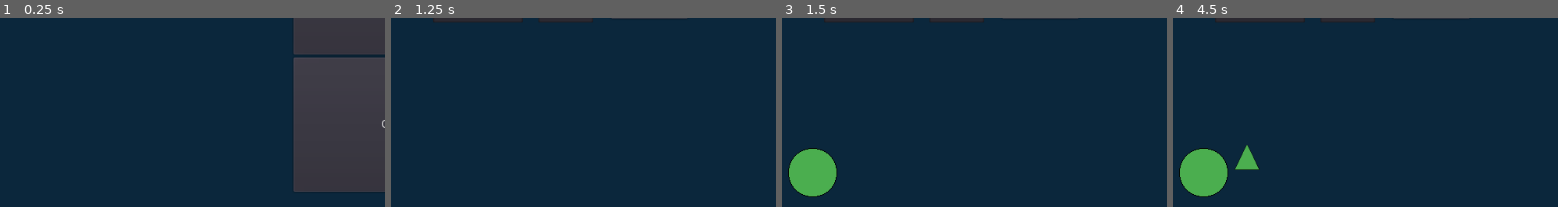
Above: before the commit, frames 1-4 (left to right).
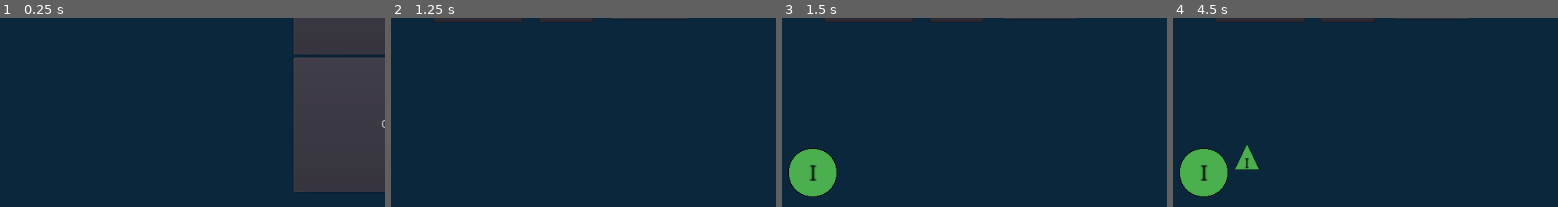
Above: after the commit, the same moments.

Repository: hamzasclone2/homeworlds
Game: Godot game, scene res://Scenes/MainMenu.tscn
The game is run twice, just before and just after one commit, with the same random seed, the same clock (stepped at 60 frames per second) and the same inputs.
Inputs:
- Up to frame 1 (0.25 s): no input
- Up to frame 2 (1.25 s): click "Play" at 0.5 s
- Up to frame 3 (1.5 s): click "AddStarSystem" at 1.25 s
- Up to frame 4 (4.5 s): click "Next Turn" at 2 s; click "Next Turn" at 2.75 s; click "Take Ship" at 3.5 s; click "Add Ship To Star System" at 4.25 s
The pictures show only the part of the screen within x 0-50%, y 50-100%; the shares and areas given below are measured in that part.

Frames 1-2 are identical in both runs. In frame 3, 0.1% of the frame differs, in the area x 7-9%, y 77-87%; in frame 4, 0.1%, in the area x 7-20%, y 74-87%.

Commit message:
star systems and space ships now show size

Diff:
--- a/Scenes/SpaceShip.tscn
+++ b/Scenes/SpaceShip.tscn
@@ -24,3 +24,15 @@
 [node name="BlueSprite" type="Sprite" parent="."]
 visible = false
 texture = ExtResource( 4 )
+
+[node name="SizeLabel" type="Label" parent="."]
+margin_left = -49.4079
+margin_top = 0.198426
+margin_right = -9.40787
+margin_bottom = 14.1984
+rect_scale = Vector2( 2.5, 2.5 )
+text = "I"
+align = 1
+__meta__ = {
+"_edit_use_anchors_": false
+}
--- a/Scenes/StarSystem.tscn
+++ b/Scenes/StarSystem.tscn
@@ -27,6 +27,22 @@
 visible = false
 texture = ExtResource( 3 )
 
+[node name="SizeLabel" type="Label" parent="."]
+anchor_left = 0.5
+anchor_top = 0.5
+anchor_right = 0.5
+anchor_bottom = 0.5
+margin_left = -39.3352
+margin_top = -11.7676
+margin_right = 0.66478
+margin_bottom = 2.23242
+rect_scale = Vector2( 2, 2 )
+text = "I"
+align = 1
+__meta__ = {
+"_edit_use_anchors_": false
+}
+
 [node name="Area2D" type="Area2D" parent="."]
 position = Vector2( 0.300613, 0.280991 )
 
--- a/Scripts/SpaceShip.gd
+++ b/Scripts/SpaceShip.gd
@@ -7,6 +7,7 @@
 onready var YellowSprite = get_node("YellowSprite")
 onready var RedSprite = get_node("RedSprite")
 onready var BlueSprite = get_node("BlueSprite")
+onready var SizeLabel = get_node("SizeLabel")
 
 func setup(inputColor, inputSize):
 	color = inputColor
@@ -32,6 +33,14 @@
 		RedSprite.visible = false
 		BlueSprite.visible = true
 
+	SizeLabel.modulate =  Color(0, 0, 0)
+	if(size == 1):
+		SizeLabel.text = "I"
+	elif(size == 2):
+		SizeLabel.text = "II"
+	elif(size == 3):
+		SizeLabel.text = "III"
+
 func build():
 	pass
 
--- a/Scripts/StarSystem.gd
+++ b/Scripts/StarSystem.gd
@@ -9,6 +9,7 @@
 onready var YellowSprite = get_node("YellowSprite")
 onready var RedSprite = get_node("RedSprite")
 onready var BlueSprite = get_node("BlueSprite")
+onready var SizeLabel = get_node("SizeLabel")
 
 var numSpaceShipsP1 = 0
 var numSpaceShipsP2 = 0
@@ -44,6 +45,14 @@
 		YellowSprite.visible = false
 		RedSprite.visible = false
 		BlueSprite.visible = true
+
+	SizeLabel.modulate =  Color(0, 0, 0)
+	if(size == 1):
+		SizeLabel.text = "I"
+	elif(size == 2):
+		SizeLabel.text = "II"
+	elif(size == 3):
+		SizeLabel.text = "III"
 
 
 func _input(event):
